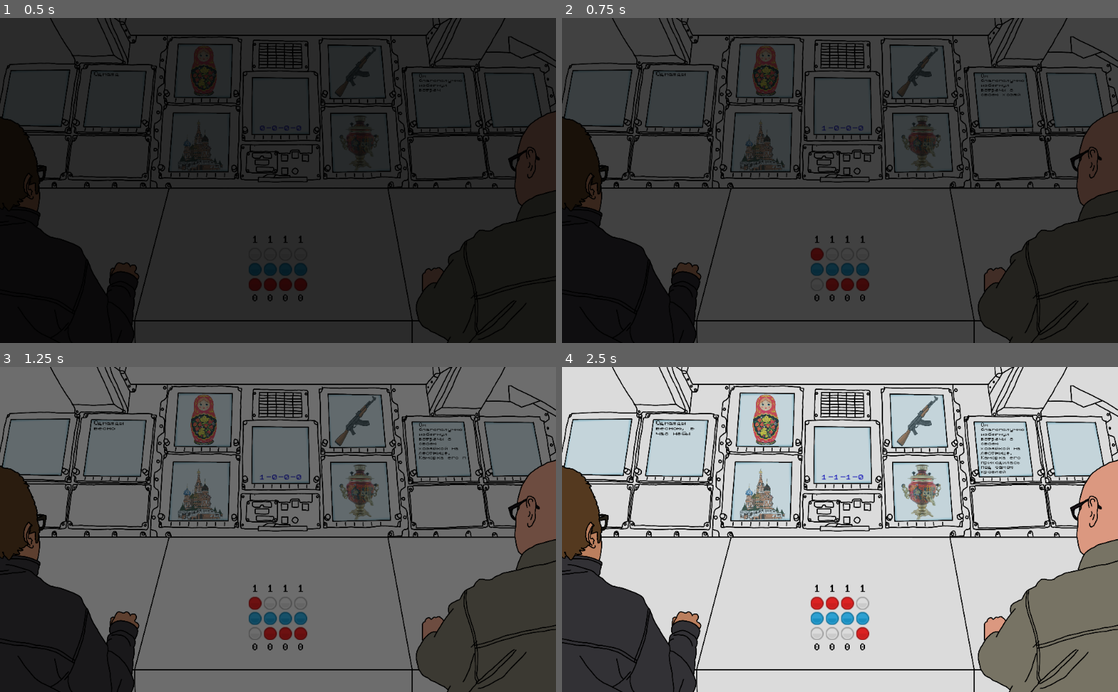
Above: before the commit, frames 1-4 (two rows, left to right).
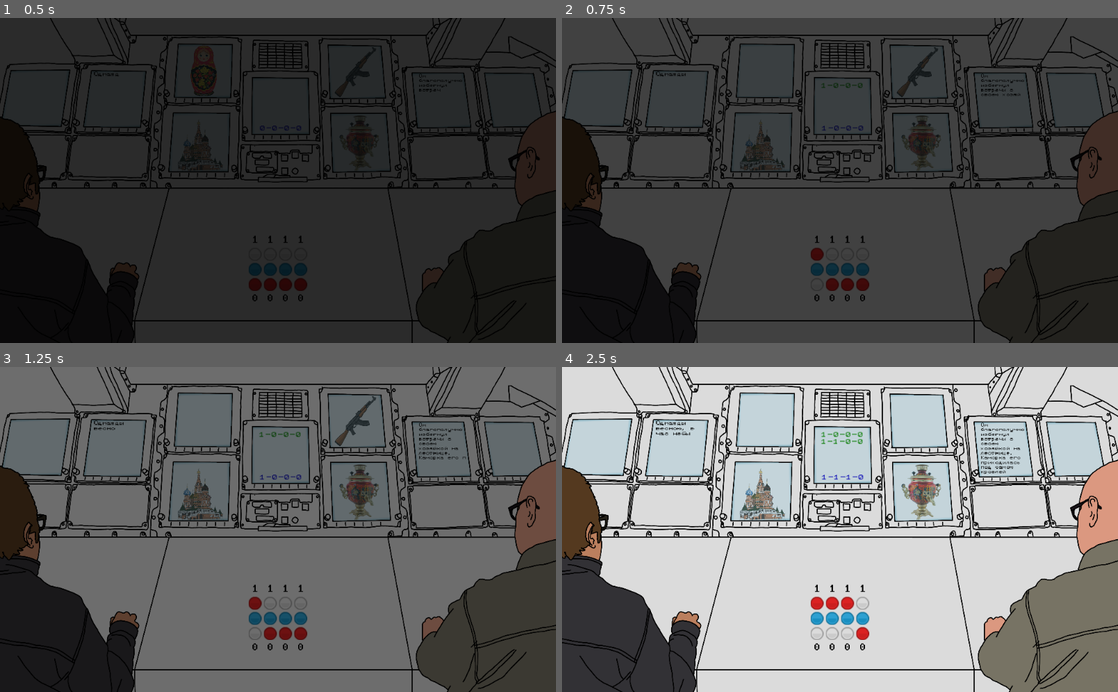
Above: after the commit, the same moments.

Repository: s3775599/BITS-clone
Game: Godot game, scene res://Scenes/Main.tscn
Same seed, same stepped clock (60 frames per second), same inputs: the game is played once before the commit and once after it. This scene is started directly instead of the project's main scene. The engine's default icon, where the game draws it, is replaced by a stand-in: a white triangle on a blue panel in a dark square.
Inputs (mouse positions are in pixels of both pictures, inside the frame that each line leads up to):
- Up to frame 1 (0.5 s): no input
- Up to frame 2 (0.75 s): click (817, 268) at 0.5 s
- Up to frame 3 (1.25 s): no input
- Up to frame 4 (2.5 s): click (834, 617) at 1.25 s; click (845, 617) at 2 s

Frame 1 is identical in both runs. In frame 2, 0.6% of the frame differs, in the area x 34-54%, y 8-24%; in frame 3, 0.6%; in frame 4, 1.0%, in the area x 34-68%, y 8-25%.

Commit message:
Restructuring
Moved several variables and functions to Global

Diff:
--- a/NightwatchDialogueSystem/Scenes/BarryConsole.tscn
+++ b/NightwatchDialogueSystem/Scenes/BarryConsole.tscn
@@ -73,6 +73,7 @@
 texture = ExtResource( 1 )
 
 [node name="CollisionPolygon2D" type="CollisionPolygon2D" parent="."]
+visible = false
 polygon = PoolVector2Array( 1922.35, 650.268, 1883.58, 658.022, 1853.85, 687.746, 1829.3, 734.271, 1839.64, 850.583, 1778.9, 862.215, 1709.11, 932.002, 1669.05, 942.341, 1669.05, 984.989, 1651.93, 1032.79, 1717, 1085.59, 1924.48, 1083.13 )
 
 [node name="AnimationPlayer" type="AnimationPlayer" parent="."]
--- a/NightwatchDialogueSystem/Scenes/ConsoleMiniGame.gd
+++ /dev/null
@@ -1,206 +0,0 @@
-extends Node2D
-
-
-var one = false
-var two = false
-var three = false
-var four = false
-
-var code_array = []
-var current_code = []
-
-#onready var lever1 = get_node("Console/Lever1")
-#onready var lever2 = get_node("Console/Lever2")
-#onready var button1 = get_node("Console/Button1")
-#onready var button2 = get_node("Console/Button2")
-#
-#onready var screen1 = get_node("Images/AK47")
-#onready var screen2 = get_node("Images/Barry")
-#onready var screen3 = get_node("Images/RussianFlag")
-#onready var screen4 = get_node("Images/RussianText")
-#onready var screen5 = get_node("Images/MiddleScreen")
-#
-#onready var options = [button1, button2, lever1, lever2]
-
-#var currentSequence = [0,0,0,0]
-
-func _ready():
-	toggle_lights()
-	print("codes: " + String(generate_console_codes()))
-
-func _process(delta):
-	check_match()
-#	for x in len(options):
-#		if options[x].pressed == true:
-#			currentSequence[x] = 1
-#		else:
-#			currentSequence[x] = 0
-#	check_sequence()
-#	if Input.is_action_pressed("ui_down"):
-#		print(currentSequence)
-
-#func check_sequence():
-#	if currentSequence[0] == 1:
-#		#button1 = on
-#		if currentSequence[1] == 1:
-#			#button2 is on
-#			if currentSequence[2] == 1:
-#				#lever1 is on
-#				if currentSequence[3] == 1:
-#					#lever2 is on
-#					# currentSequence == 1,1,1,1
-#					setScreenState(1)
-#				else:
-#					#lever2 is off
-#					setScreenState(2)
-#			else:
-#				#lever1 is off
-#				setScreenState(3)
-#		else:
-#			#button2 is off
-#			setScreenState(4)
-#	else:
-#		#button1 = off
-#		setScreenState(5)
-#
-#
-#func setScreenState(x):
-#	match x:
-#		1:
-#			screen1.visible = false
-#		2:
-#			screen2.visible = false
-#		3:
-#			screen2.visible = true
-#			screen3.visible = false
-#		4:
-#			screen3.visible = true
-#			screen4.visible = false
-#			screen3.visible = true
-#		5:
-#			screen1.visible = false
-#			screen3.visible = true
-#			screen4.visible = false
-#			screen2.visible = true
-##		6:
-##		7:
-##		8:
-##		9:
-##		10:
-##		11:
-##		12:
-##		13:
-##		14:
-##		15:
-
-
-func _input(event):
-	if Input.is_action_just_pressed("ui_down"):
-		print("current code: " + String(current_code))
-
-
-func generate_console_codes():
-    var code
-    var code_array = []
-    for i in range(4):
-        code = $CombinationGenerator.generate_combination()
-        if code != [0, 0, 0, 0]:
-            for c in code_array:
-                if c == code:
-                    code = $CombinationGenerator.generate_combination()
-            code_array.append(code)
-        else:
-            i += 1
-    return code_array
-
-
-func _on_One_pressed():
-	one = not one
-	toggle_lights()
-
-func _on_Two_pressed():
-	two = not two
-	toggle_lights()
-
-func _on_Three_pressed():
-	three = not three
-	toggle_lights()
-
-func _on_Four_pressed():
-	four = not four
-	toggle_lights()
-
-
-func generate_combination():
-	var combination = []
-	for number in range(4):
-		randomize()
-		combination.append(randi() % 2)
-	return combination
-
-
-func generate_console_codes():
-	var code
-	for i in range(4):
-		code = generate_combination()
-		if code != [0, 0, 0, 0]:
-			for c in code_array:
-				if c == code:
-					code = generate_combination()
-			code_array.append(code)
-		else:
-			i += 1
-	return code_array
-
-func toggle_lights():
-	if one:
-		$Panel/GridContainer/ConsoleButton1.id = 1
-		$Panel/GridContainer/OneOff.set_modulate(Color('0092bf'))
-		$Panel/GridContainer/OneOn.set_modulate(Color('ffffff'))
-	else:
-		$Panel/GridContainer/ConsoleButton1.id = 0
-		$Panel/GridContainer/OneOff.set_modulate(Color('ffffff'))
-		$Panel/GridContainer/OneOn.set_modulate(Color('0092bf'))
-	if two:
-		$Panel/GridContainer/ConsoleButton2.id = 1
-		$Panel/GridContainer/TwoOff.set_modulate(Color('0092bf'))
-		$Panel/GridContainer/TwoOn.set_modulate(Color('ffffff'))
-	else:
-		$Panel/GridContainer/ConsoleButton2.id = 0
-		$Panel/GridContainer/TwoOff.set_modulate(Color('ffffff'))
-		$Panel/GridContainer/TwoOn.set_modulate(Color('0092bf'))
-	if three:
-		$Panel/GridContainer/ConsoleButton3.id = 1
-		$Panel/GridContainer/ThreeOff.set_modulate(Color('0092bf'))
-		$Panel/GridContainer/ThreeOn.set_modulate(Color('ffffff'))
-	else:
-		$Panel/GridContainer/ConsoleButton3.id = 0
-		$Panel/GridContainer/ThreeOff.set_modulate(Color('ffffff'))
-		$Panel/GridContainer/ThreeOn.set_modulate(Color('0092bf'))
-	if four:
-		$Panel/GridContainer/ConsoleButton4.id = 1
-		$Panel/GridContainer/FourOff.set_modulate(Color('0092bf'))
-		$Panel/GridContainer/FourOn.set_modulate(Color('ffffff'))
-	else:
-		$Panel/GridContainer/ConsoleButton4.id = 0
-		$Panel/GridContainer/FourOff.set_modulate(Color('ffffff'))
-		$Panel/GridContainer/FourOn.set_modulate(Color('0092bf'))
-	get_current_code()
-
-
-func get_current_code():
-	current_code = []
-	current_code.append($Panel/GridContainer/ConsoleButton1.id)
-	current_code.append($Panel/GridContainer/ConsoleButton2.id)
-	current_code.append($Panel/GridContainer/ConsoleButton3.id)
-	current_code.append($Panel/GridContainer/ConsoleButton4.id)
-
-
-func check_match():
-	var code_index
-	for code in code_array:
-		if current_code == code:
-			print("found a code: " + String(code))
-			code_index = code_array.find(code)
-			code_array.remove(code_index)
-			print("codes: " + String(code_array))
--- a/NightwatchDialogueSystem/Scenes/ConsoleMiniGame.tscn
+++ b/NightwatchDialogueSystem/Scenes/ConsoleMiniGame.tscn
@@ -1,6 +1,6 @@
 [gd_scene load_steps=8 format=2]
 
-[ext_resource path="res://Scenes/ConsoleMiniGame.gd" type="Script" id=1]
+[ext_resource path="res://Scripts/ConsoleMiniGame.gd" type="Script" id=1]
 [ext_resource path="res://GFX/console.png" type="Texture" id=2]
 [ext_resource path="res://icon.png" type="Texture" id=3]
 [ext_resource path="res://GFX/russianText.png" type="Texture" id=4]
@@ -8,7 +8,7 @@
 [ext_resource path="res://GFX/russianFlag.png" type="Texture" id=6]
 [ext_resource path="res://GFX/small_barry.png" type="Texture" id=7]
 
-[node name="ConsoleMiniGame" type="Node2D"]
+[node name="ConsoleMiniGame" type="Node"]
 script = ExtResource( 1 )
 
 [node name="Background" type="Sprite" parent="."]
@@ -18,6 +18,7 @@
 texture = ExtResource( 2 )
 
 [node name="Console" type="Control" parent="."]
+visible = false
 margin_left = 201.258
 margin_top = 189.525
 margin_right = 241.258
@@ -25,6 +26,7 @@
 rect_scale = Vector2( 14.9725, 8.42859 )
 
 [node name="Button1" type="TextureButton" parent="Console"]
+visible = false
 margin_left = 7.86652
 margin_top = 16.322
 margin_right = 71.8665
@@ -34,6 +36,7 @@
 texture_normal = ExtResource( 3 )
 
 [node name="Button2" type="TextureButton" parent="Console"]
+visible = false
 margin_left = 8.14403
 margin_top = 25.6009
 margin_right = 72.144
@@ -43,6 +46,7 @@
 texture_normal = ExtResource( 3 )
 
 [node name="Lever1" type="TextureButton" parent="Console"]
+visible = false
 margin_left = 22.0
 margin_top = 16.0
 margin_right = 86.0
@@ -52,6 +56,7 @@
 texture_normal = ExtResource( 3 )
 
 [node name="Lever2" type="TextureButton" parent="Console"]
+visible = false
 margin_left = 28.0
 margin_top = 16.0
 margin_right = 92.0
@@ -61,14 +66,17 @@
 texture_normal = ExtResource( 3 )
 
 [node name="Images" type="Node2D" parent="."]
+visible = false
 
 [node name="RussianText" type="Polygon2D" parent="Images"]
+visible = false
 position = Vector2( 609.418, 176.177 )
 texture = ExtResource( 4 )
 texture_scale = Vector2( 5, 3 )
 polygon = PoolVector2Array( -1.24127, -0.585846, 3.05151, 108.665, 109.298, 106.09, 101.141, 0.0580597 )
 
 [node name="AK47" type="Polygon2D" parent="Images"]
+visible = false
 position = Vector2( 329.643, 49.5638 )
 rotation = 0.00046379
 texture = ExtResource( 5 )
@@ -77,6 +85,7 @@
 polygon = PoolVector2Array( -1.24127, -0.585846, -7.80945, 95.0813, 93.9093, 95.8718, 97.3351, 0.214005 )
 
 [node name="RussianFlag" type="Polygon2D" parent="Images"]
+visible = false
 modulate = Color( 0.921569, 0.882353, 0.882353, 1 )
 position = Vector2( 320.571, 176.459 )
 texture = ExtResource( 6 )
@@ -84,6 +93,7 @@
 polygon = PoolVector2Array( -0.840729, -0.550095, -9.47708, 106.74, 98.9754, 106.906, 101.633, -0.0518494 )
 
 [node name="Barry" type="Polygon2D" parent="Images"]
+visible = false
 position = Vector2( 605.188, 50.2625 )
 texture = ExtResource( 7 )
 texture_offset = Vector2( -5, 1 )
@@ -91,6 +101,7 @@
 polygon = PoolVector2Array( 0.286072, 0.433083, 3.61694, 97.2308, 103.765, 96.456, 95.6312, 2.01464 )
 
 [node name="MiddleScreen" type="Polygon2D" parent="Images"]
+visible = false
 modulate = Color( 0.239216, 0.427451, 0.227451, 1 )
 position = Vector2( 465.909, 110.595 )
 scale = Vector2( 1.00478, 1.00486 )
--- a/NightwatchDialogueSystem/Scenes/Main.tscn
+++ b/NightwatchDialogueSystem/Scenes/Main.tscn
@@ -13,7 +13,7 @@
 [ext_resource path="res://Scenes/BarryClose.tscn" type="PackedScene" id=11]
 [ext_resource path="res://Scenes/BarryDialogue.tscn" type="PackedScene" id=12]
 [ext_resource path="res://Scenes/JohnDialogue.tscn" type="PackedScene" id=13]
-[ext_resource path="res://Scenes/CombinationGenerator.tscn" type="PackedScene" id=14]
+[ext_resource path="res://Scenes/ConsoleMiniGame.tscn" type="PackedScene" id=14]
 
 [sub_resource type="Animation" id=1]
 resource_name = "AirlockWarning"
@@ -71,6 +71,7 @@
 editor/display_folded = true
 
 [node name="Popups" type="Control" parent="."]
+editor/display_folded = true
 margin_right = 40.0
 margin_bottom = 40.0
 
@@ -264,7 +265,7 @@
 anims/FadeIn = SubResource( 2 )
 anims/FadeOut = SubResource( 3 )
 
-[node name="CombinationGenerator" parent="." instance=ExtResource( 14 )]
+[node name="ConsoleMiniGame" parent="." instance=ExtResource( 14 )]
 [connection signal="button_id" from="Popups/BarryPopup" to="." method="_on_BarryPopup_button_id"]
 [connection signal="button_id" from="Popups/JohnPopup" to="." method="_on_JohnPopup_button_id"]
 [connection signal="button_id" from="Popups/PlayerPopup" to="." method="_on_PlayerPopup_button_id"]
--- a/NightwatchDialogueSystem/Scenes/Title.tscn
+++ b/NightwatchDialogueSystem/Scenes/Title.tscn
@@ -1,6 +1,6 @@
 [gd_scene load_steps=13 format=2]
 
-[ext_resource path="res://Scenes/Title.gd" type="Script" id=1]
+[ext_resource path="res://Scripts/Title.gd" type="Script" id=1]
 [ext_resource path="res://GFX/titleBG.jpg" type="Texture" id=2]
 [ext_resource path="res://GFX/new_game.png" type="Texture" id=3]
 [ext_resource path="res://GFX/about_game.png" type="Texture" id=4]
--- /dev/null
+++ b/NightwatchDialogueSystem/Scripts/ConsoleMiniGame.gd
@@ -0,0 +1,35 @@
+extends Node
+
+func _process(delta):
+	check_match()
+
+
+func generate_combination():
+	var combination = []
+	for number in range(4):
+		randomize()
+		combination.append(randi() % 2)
+	return combination
+
+
+func generate_console_codes():
+	var code
+	while Global.code_array.size() < 4:
+		code = generate_combination()
+		if code != [0, 0, 0, 0]:
+			for c in Global.code_array:
+				if c == code:
+					Global.code_array.remove(Global.code_array.find(code))
+#					code = generate_combination()
+			Global.code_array.append(code)
+	print(Global.code_array)
+	return Global.code_array
+
+
+func check_match():
+	var code_index
+	for code in Global.code_array:
+		if Global.current_code == code:
+			Global.found_codes.append(code)
+			code_index = Global.code_array.find(code)
+			Global.code_array.remove(code_index)
--- a/NightwatchDialogueSystem/Scripts/Global.gd
+++ b/NightwatchDialogueSystem/Scripts/Global.gd
@@ -15,6 +15,9 @@
 var john_solved = false
 var barry_solved = false
 
+var code_array = []
+var current_code = []
+var found_codes = []
 
 func _ready():
 	var root = get_tree().get_root()
@@ -33,9 +36,6 @@
 func player_button(button_id):
 	# Ends the dialogue if the last button signal was "end"
 	if button_id == "end":
-#		if $BackgroundArea/Images.visible == false:
-#			$BackgroundArea/Images.visible = true
-#		$BackgroundArea/BackgroundSprite.set_modulate(Color('ffffff'))
 		close_dialogues()
 	elif button_id == "end_intro":
 		close_dialogues()
@@ -48,17 +48,24 @@
 		yield(t, "timeout")
 		get_tree().change_scene("res://Scenes/Main.tscn")
 	else:
+#		if intro:
 		# Calls the next line of dialogue
 		current_scene.get_node('Dialogues/IntroDialogue').intro_sequence(button_id)
+#		else:
+#			current_scene.get_node('Dialogues/OutroDialogue').intro_sequence(button_id)
 
 
 func john_button(button_id):
 	if button_id == "end":
 		close_dialogues()
+		if not intro and not outro:
+			current_scene.normalise_background()
 	elif button_id[0] == "i":
 		current_scene.get_node('Dialogues/IntroDialogue').intro_sequence(button_id)
 	elif button_id == "airlock_close":
 		current_scene.john_fix_airlock()
+	elif button_id == "solved":
+		current_scene.dialogue_solved()
 	else:
 		var next_dialogue = current_scene.get_node('Dialogues/JohnDialogue').john_dialogues(button_id)
 		$Popups/JohnPopup.set_text(next_dialogue)
@@ -67,13 +74,14 @@
 func barry_button(button_id):
 	if button_id == "end":
 		Global.close_dialogues()
-		#
-		# change scene to main
-		#
+		if not intro and not outro:
+			current_scene.normalise_background()
 	elif button_id[0] == "i":
 		current_scene.get_node('Dialogues/IntroDialogue').intro_sequence(button_id)
 	elif button_id == "airlock_barry_out":
 		current_scene.airlock_barry_out()
+	elif button_id == "solved":
+		current_scene.dialogue_solved()
 	else:
 		var next_dialogue = current_scene.get_node('Dialogues/BarryDialogue').barry_dialogues(button_id)
 		$Popups/BarryPopup.set_text(next_dialogue)
@@ -133,3 +141,11 @@
 	current_scene.get_node('Popups/PlayerPopup').hide()
 	player_close = false
 	can_click = true
+
+
+func get_current_code():
+	current_code = []
+	current_code.append(current_scene.get_node('Panel/GridContainer/ConsoleButton1').id)
+	current_code.append(current_scene.get_node('Panel/GridContainer/ConsoleButton2').id)
+	current_code.append(current_scene.get_node('Panel/GridContainer/ConsoleButton3').id)
+	current_code.append(current_scene.get_node('Panel/GridContainer/ConsoleButton4').id)
--- a/NightwatchDialogueSystem/Scripts/Main.gd
+++ b/NightwatchDialogueSystem/Scripts/Main.gd
@@ -1,20 +1,6 @@
 extends Control
 
 onready var t = $Timer
-
-#vars for console puzzle
-#var code_array = []
-#onready var russian_text = get_node("ConsoleMiniGame/Images/RussianText")
-#onready var russian_flag = get_node("ConsoleMiniGame/Images/RussianFlag")
-#onready var ak47 = get_node("ConsoleMiniGame/Images/AK47")
-#onready var barryImage = get_node("ConsoleMiniGame/Images/Barry")
-#onready var images = [russian_text,russian_flag,ak47,barryImage]
-
-
-onready var image1 = get_node('BackgroundMain/BackgroundWallpaper/CentreUpperLeftImage')
-onready var image2 = get_node('BackgroundMain/BackgroundWallpaper/CentreUpperRightImage')
-onready var image3 = get_node('BackgroundMain/BackgroundWallpaper/CentreLowerLeftImage')
-onready var image4 = get_node('BackgroundMain/BackgroundWallpaper/CentreLowerRightImage')
 
 # Godot's way of storing a Node as a variable
 onready var intro_dialogue = get_node("Dialogues/IntroDialogue")
@@ -22,11 +8,18 @@
 onready var barry_dialogue = get_node("Dialogues/BarryDialogue")
 onready var console = get_node("BackgroundArea/Console")
 
+# Images on the central panels
+onready var image1 = get_node('BackgroundMain/BackgroundWallpaper/CentreUpperLeftImage')
+onready var image2 = get_node('BackgroundMain/BackgroundWallpaper/CentreUpperRightImage')
+onready var image3 = get_node('BackgroundMain/BackgroundWallpaper/CentreLowerLeftImage')
+onready var image4 = get_node('BackgroundMain/BackgroundWallpaper/CentreLowerRightImage')
+
 
 func _ready():
 	Global.current_scene = self
 	Global.intro = false
 	Global.can_click = true
+	Global.code_array = $ConsoleMiniGame.generate_console_codes()
 	$AnimationPlayer.play('FadeIn')
 	# Plays the scrolling Russian text in the background
 	play_russian_text1()
@@ -57,42 +50,23 @@
 
 # Collects id of pressed button from John dialogue
 func _on_JohnPopup_button_id(button_id):
-	if button_id == "end":
-		Global.close_dialogues()
-		normalise_background()
-	elif button_id == "airlock_close":
-		john_fix_airlock()
-	elif button_id == "solved":
-		dialogue_solved()
-	else:
-		var next_dialogue = john_dialogue.john_dialogues(button_id)
-		$Popups/JohnPopup.set_text(next_dialogue)
+	Global.john_button(button_id)
 
 
 # Collects id of pressed button from Barry dialogue
 func _on_BarryPopup_button_id(button_id):
-	if button_id == "end":
-		Global.close_dialogues()
-		normalise_background()
-	elif button_id == "airlock_barry_out":
-		airlock_barry_out()
-	elif button_id == "solved":
-		dialogue_solved()
-	else:
-		var next_dialogue = barry_dialogue.barry_dialogues(button_id)
-		$Popups/BarryPopup.set_text(next_dialogue)
+	Global.barry_button(button_id)
 
 
 func display_found_codes():
 	var all_found = []
-	for code in $Panel.found_codes:
+	for code in Global.found_codes:
 		all_found.append(PoolStringArray(code).join("-"))
-#		all_found.remove(all_found[code][-1])
 	$BackgroundMain/BackgroundWallpaper/CentreMiddleGlass/FoundCodes.bbcode_text = PoolStringArray(all_found).join("")
 
 
 func display_current_code():
-	$BackgroundMain/BackgroundWallpaper/CentreMiddleGlass/CurrentSequence.bbcode_text = PoolStringArray($Panel.current_code).join("-")
+	$BackgroundMain/BackgroundWallpaper/CentreMiddleGlass/CurrentSequence.bbcode_text = PoolStringArray(Global.current_code).join("-")
 
 
 func airlock_barry_out():
@@ -127,18 +101,6 @@
 	Global.show_john()
 	$Popups/JohnPopup.set_text(john_dialogue.john_dialogues("airlock7"))
 
-
-# Collects id of pressed button from Player dialogue
-func _on_PlayerPopup_button_id(button_id):
-	# Ends the dialogue if the last button signal was "end"
-	if button_id == "end":
-		if $BackgroundArea/Images.visible == false:
-			$BackgroundArea/Images.visible = true
-		$BackgroundArea/BackgroundSprite.set_modulate(Color('ffffff'))
-		Global.close_dialogues()
-	else:
-		# Calls the next line of dialogue
-		intro_dialogue.intro_sequence(button_id)
 
 func darken_background():
 	$BackgroundMain.set_modulate(Color('464646'))
@@ -235,7 +197,7 @@
 
 
 func check_for_completion():
-	match $Panel.found_codes.size():
+	match Global.found_codes.size():
 		1:
 			$BackgroundMain/BackgroundWallpaper/CentreUpperLeftImage.visible = false
 		2:
--- a/NightwatchDialogueSystem/Scripts/Panel.gd
+++ b/NightwatchDialogueSystem/Scripts/Panel.gd
@@ -5,43 +5,10 @@
 var three = false
 var four = false
 
-var code_array = []
-var current_code = []
-var found_codes = []
 
 func _ready():
 	toggle_lights()
-	code_array = generate_console_codes()
-	print(code_array)
-
-
-func _process(delta):
-	check_match()
-
-
-func _input(event):
-	if Input.is_action_just_pressed("ui_down"):
-		print("current code: " + String(current_code))
-
-
-func generate_console_codes():
-	var code
-	while code_array.size() < 4:
-		code = get_node('/root/Main/CombinationGenerator').generate_combination()
-		if code != [0, 0, 0, 0]:
-			for c in code_array:
-				if c == code:
-					code = get_node('/root/Main/CombinationGenerator').generate_combination()
-			code_array.append(code)
-	return code_array
-
-
-func generate_combination():
-	var combination = []
-	for number in range(4):
-		randomize()
-		combination.append(randi() % 2)
-	return combination
+#	code_array = generate_console_codes()
 
 
 func toggle_lights():
@@ -77,24 +44,7 @@
 		$GridContainer/ConsoleButton4.id = 0
 		$GridContainer/FourZero.set_modulate(Color('ffffff'))
 		$GridContainer/FourOne.set_modulate(Color('ff2828'))
-	get_current_code()
-
-
-func get_current_code():
-	current_code = []
-	current_code.append($GridContainer/ConsoleButton1.id)
-	current_code.append($GridContainer/ConsoleButton2.id)
-	current_code.append($GridContainer/ConsoleButton3.id)
-	current_code.append($GridContainer/ConsoleButton4.id)
-
-
-func check_match():
-	var code_index
-	for code in code_array:
-		if current_code == code:
-			found_codes.append(code)
-			code_index = code_array.find(code)
-			code_array.remove(code_index)
+	Global.get_current_code()
 
 
 func _on_ConsoleButton1_pressed():
Renamed: NightwatchDialogueSystem/Scenes/Title.gd -> NightwatchDialogueSystem/Scripts/Title.gd
